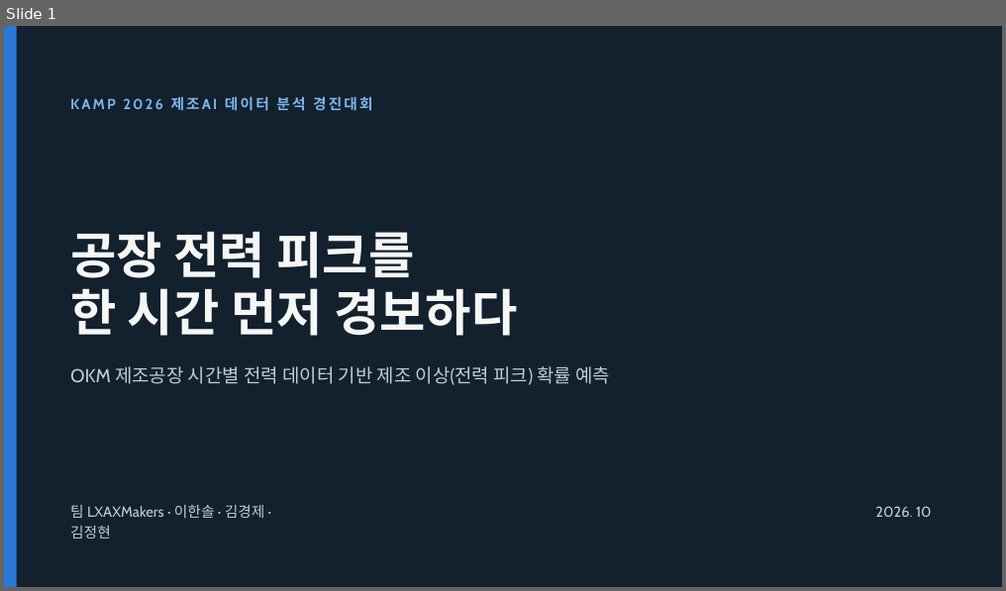
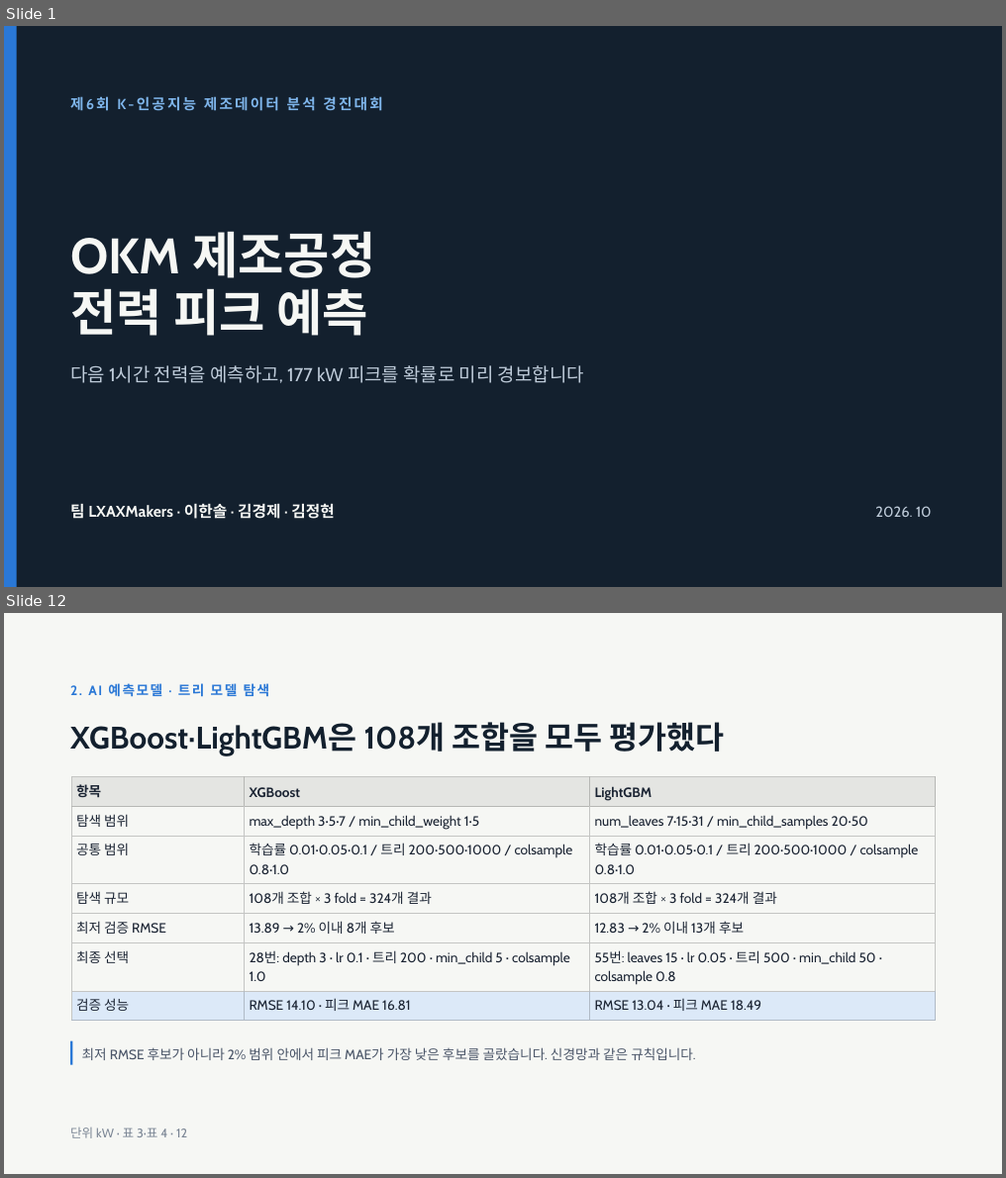
Before and after one commit to jgi0117/KAMP-Competition, a slide deck: docs/presentation/OKM 전력 피크 예측 발표.pptx. Shown one above the other, each under a label of ours: slide 1 before the commit, slides 1 and 12 after it; the slides between them are not shown. The pictures are 1006x591 and 1006x1178 pixels, drawn with LibreOffice and Linux fonts; fonts in the diff are those of the drawing. Boxes give left, top, right and bottom in pixels: in the first picture for what was removed or moved away, otherwise in the second. Text is boxed around its words. In the diff, an @@ line names an element or a change of style, - is before the commit and + after.

```diff
--- a/docs/presentation/OKM 전력 피크 예측 발표.pptx
+++ b/docs/presentation/OKM 전력 피크 예측 발표.pptx
@@ slide 12 added at [4,613,1002,1174], background #F6F7F4 @@
@@ text added at [70,683,270,697], 13 pt, text #2A78D6, bold @@
+2. AI 예측모델 · 트리 모델 탐색
@@ title added at [70,722,725,756], 30 pt, text #13202E, bold @@
+XGBoost·LightGBM은 108개 조합을 모두 평가했다
@@ table added at [71,777,936,1021], 7 rows, 3 columns @@
+항목 | XGBoost | LightGBM
+탐색 범위 | max_depth 3·5·7 / min_child_weight 1·5 | num_leaves 7·15·31 / min_child_samples 20·50
+공통 범위 | 학습률 0.01·0.05·0.1 / 트리 200·500·1000 / colsample 0.8·1.0 | 학습률 0.01·0.05·0.1 / 트리 200·500·1000 / colsample 0.8·1.0
+탐색 규모 | 108개 조합 × 3 fold = 324개 결과 | 108개 조합 × 3 fold = 324개 결과
+최저 검증 RMSE | 13.89 → 2% 이내 8개 후보 | 12.83 → 2% 이내 13개 후보
+최종 선택 | 28번: depth 3 · lr 0.1 · 트리 200 · min_child 5 · colsample 1.0 | 55번: leaves 15 · lr 0.05 · 트리 500 · min_child 50 · colsample 0.8
+검증 성능 | RMSE 14.10 · 피크 MAE 16.81 | RMSE 13.04 · 피크 MAE 18.49
@@ line added from (71, 1042) to (71, 1065), #2A78D6 2 pt @@
@@ text added at [82,1048,695,1060], 13 pt, text #4A5568 @@
+최저 RMSE 후보가 아니라 2% 범위 안에서 피크 MAE가 가장 낮은 후보를 골랐습니다. 신경망과 같은 규칙입니다.
@@ text added at [70,1128,187,1139], 12 pt, text #7A8594 @@
+단위 kW · 표 3·표 4 · 12
@@ slide 1 changed as well @@
@@ text at [70,96,383,111]: text changed @@
-KAMP 2026 제조AI 데이터 분석 경진대회
+제6회 K-인공지능 제조데이터 분석 경진대회
@@ title at [70,231,375,336]: text changed @@
-공장 전력 피크를
-한 시간 먼저 경보하다
+OKM 제조공정
+전력 피크 예측
@@ text at [70,366,584,383]: text changed @@
-OKM 제조공장 시간별 전력 데이터 기반 제조 이상(전력 피크) 확률 예측
+다음 1시간 전력을 예측하고, 177 kW 피크를 확률로 미리 경보합니다
@@ text "팀 LXAXMakers · 이한솔 · ..." at [70,503,334,519]: size 14 to 15 pt, text colour #BFCCDA to #F6F7F4, bold on; line spacing 19.6pt to 21pt @@
```
Also in this commit, not shown: 3 other slides changed, 21 other slides added, 16 slides removed.
